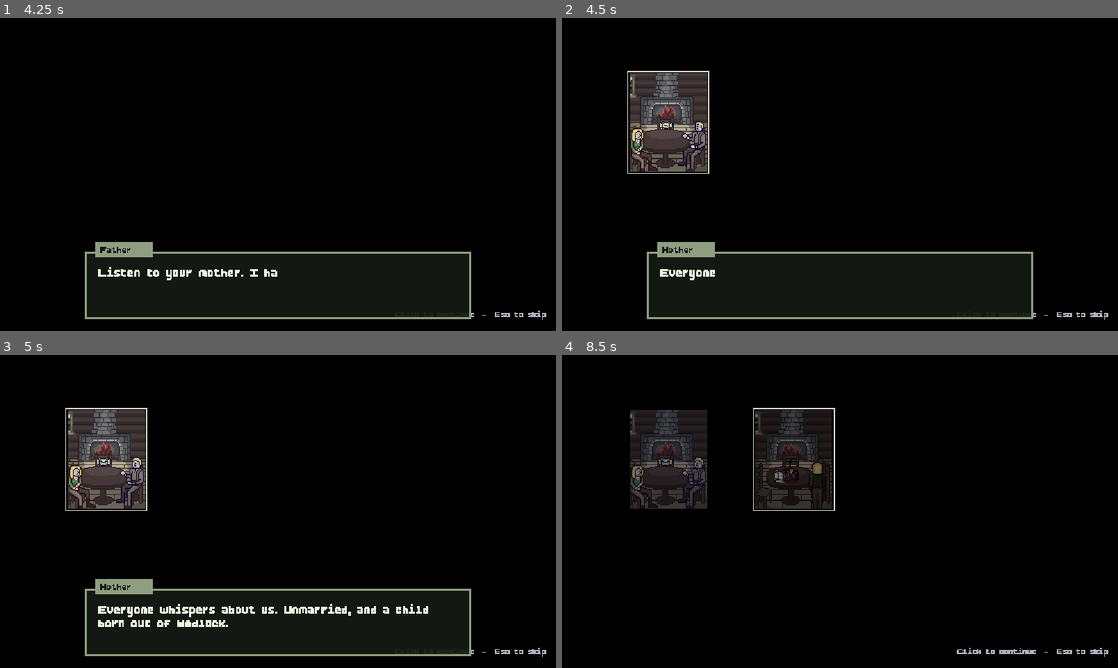
Above: before the commit, frames 1-4 (two rows, left to right).
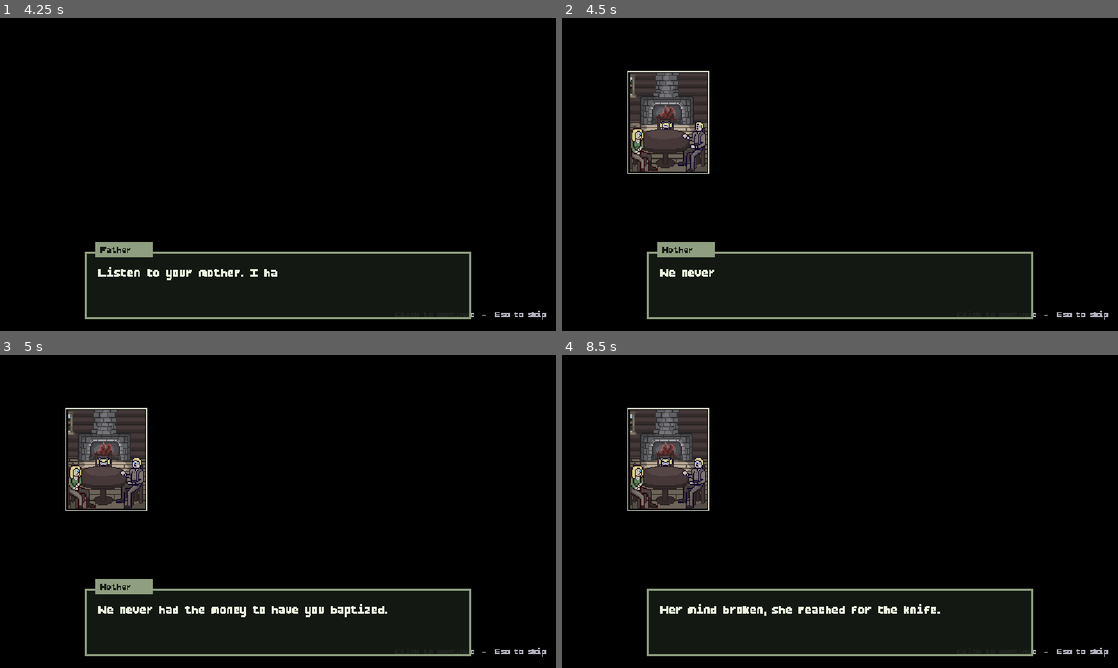
Above: after the commit, the same moments.

Repository: Silgnis/Game-Design-Project
Game: Godot game, scene res://Scenes/Menus/MainMenu.tscn
Same seed, same stepped clock (60 frames per second), same inputs: the game is played once before the commit and once after it. Sound files missing from this copy of the repository are replaced by a short silence.
Inputs (mouse positions are in pixels of both pictures, inside the frame that each line leads up to):
- Up to frame 1 (4.25 s): click "Start game" at 0.5 s; tap Enter (ui_accept) at 1.25, 1.52, 2, 2.75, 3.5 s; move the mouse to (400, 158) at 1.27 s; press the mouse at (400, 158) at 1.28 s; hold Right (right) 1.28-2 s; release the mouse at (400, 158) at 2 s; drag from (166, 190) to (250, 237) at 2.02 s; move the mouse to (333, 105) at 2.77 s; hold Right (right) 2.78-3.5 s; hold E (interact) 2.78-3.5 s; drag from (250, 237) to (111, 127) at 3.52 s
- Up to frame 2 (4.5 s): tap Enter (ui_accept) at 4.25 s; move the mouse to (1006, 221) at 4.27 s; hold Left (left) from 4.28 s (still down); hold Tab from 4.28 s (still down)
- Up to frame 3 (5 s): keep holding Left (left); keep holding Tab; tap Enter (ui_accept) at 4.52 s
- Up to frame 4 (8.5 s): release Left (left) at 5 s; release Tab at 5 s; tap Enter (ui_accept) at 5, 7.52 s; drag from (673, 464) to (756, 433) at 5.02 s; move the mouse to (867, 511) at 5.77 s; hold Down (down) 5.78-6.5 s; tap Shift (dash) at 5.85 s; click (867, 511) at 5.92 s; drag from (756, 433) to (728, 527) at 6.52 s; move the mouse to (962, 495) at 7.27 s; hold Up (ui_up) 7.28-8 s; tap Space (myling) at 7.35 s; drag from (728, 527) to (812, 574) at 8.02 s

Frame 1 is identical in both runs. In frame 2, 0.1% of the frame differs, in the area x 18-28%, y 80-84%; in frame 3, 1.0%; in frame 4, 8.1%, in the area x 11-85%, y 16-97%.

Commit message:
Enrichment of the story, probably final

Diff:
--- a/Scripts/story_intro.gd
+++ b/Scripts/story_intro.gd
@@ -26,9 +26,10 @@
 	],
 	[
 		["Mother", [
-			"Everyone whispers about us. Unmarried, and a child born out of wedlock.",
-			"Every single day I lie to them. And one day they'll make you pay for it too.",
-			"You don't deserve that shame, my love. Neither of us does.",
+			"We never had the money to have you baptized.",
+			"And now the whole village looks at us like we're cursed. Like you're cursed.",
+			"They'll never let you be one of them. They'll torment you your whole life.",
+			"You don't deserve that, my love. Neither of us does.",
 			"I'll set us both free. It's the only way.",
 		]],
 		["", ["Her mind broken, she reached for the knife."]],
@@ -51,12 +52,15 @@
 		["", ["Some time later..."]],
 		["Father", ["Hey, honey! I'm home!", "...Hello?", "What... what happened here?!"]],
 		["Father", [
-			"You... you did this.",
-			"I will never, EVER forgive you.",
+			"No... no, no... my girls...",
+			"I'm so sorry. Both of you.",
+			"I should have done more, back when there was still time.",
 		]],
 		["Father", [
 			"...Is that you, sweetheart?",
-			"Your soul can't rest. Not like this.",
+			"Your soul can't rest. Not like this. You never got your baptism.",
+			"You're the only innocent one in all of this.",
+			"The least I can do is give you the eternal rest you deserve.",
 			"There's a church past the forest. A holy place, where you can finally be at peace.",
 			"We have a long way to go, so stick close to me, my dear.",
 		]],
